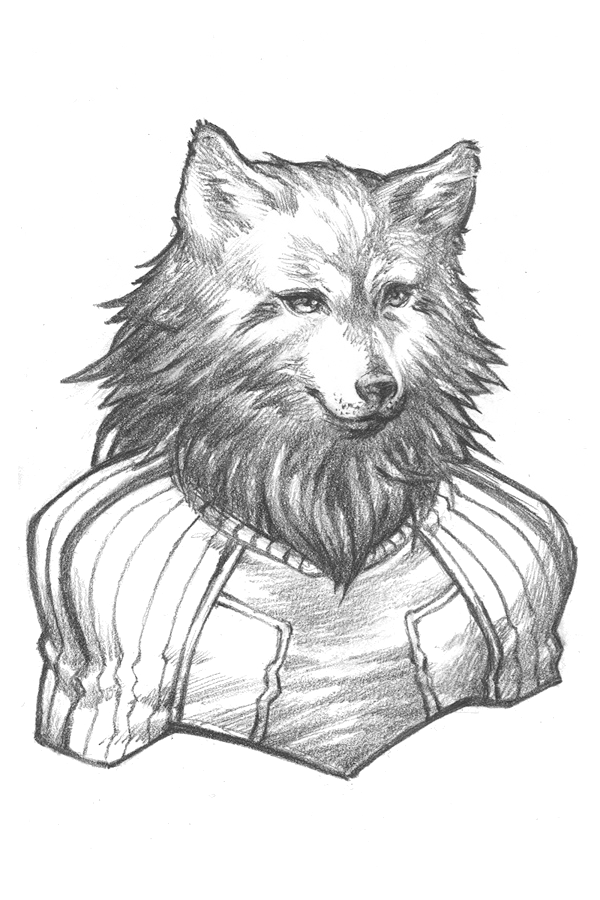
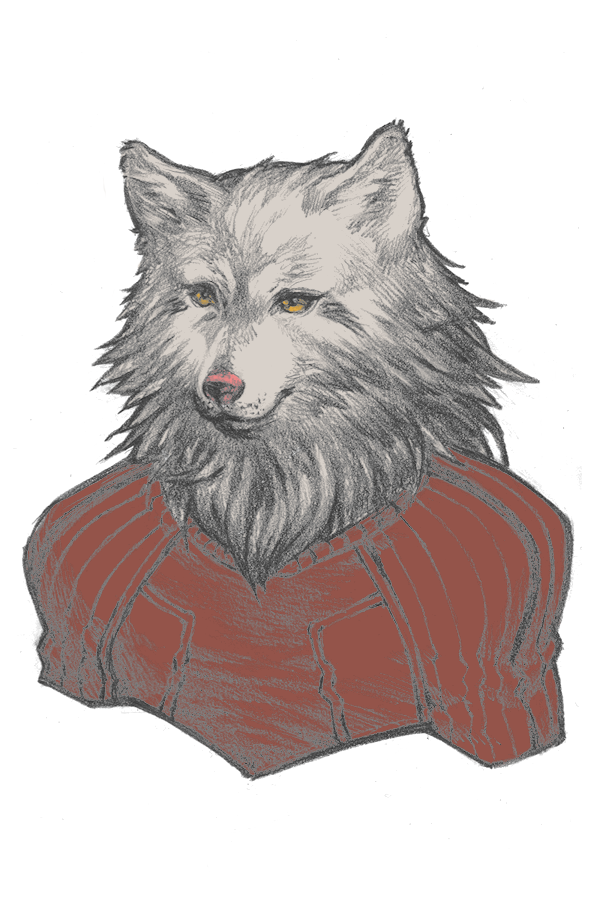
Revision of a layered 600px x 900px image; what changed, layer by layer:
added layer "Layer 0" above "Layer 1" over bbox(13, 34, 582, 867)
renamed "Layer 0" to "Layer 1", painted on it over bbox(13, 33, 587, 867)
renamed "Layer 1" to "Layer 2", painted on it over bbox(23, 113, 571, 779)
added layer "Layer 3" over bbox(13, 33, 587, 867)
